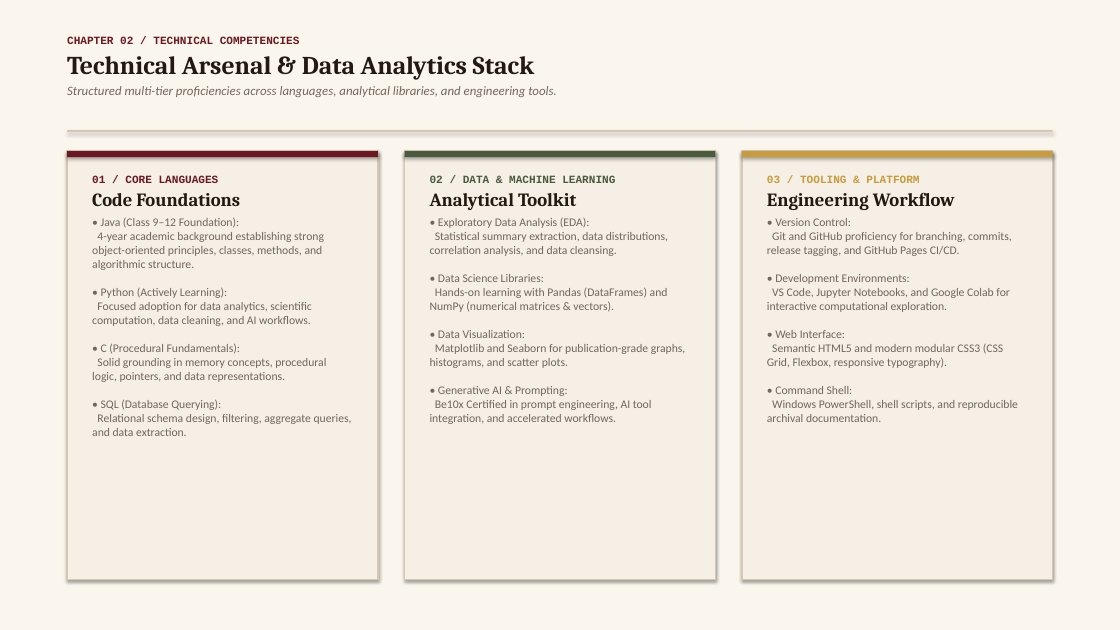
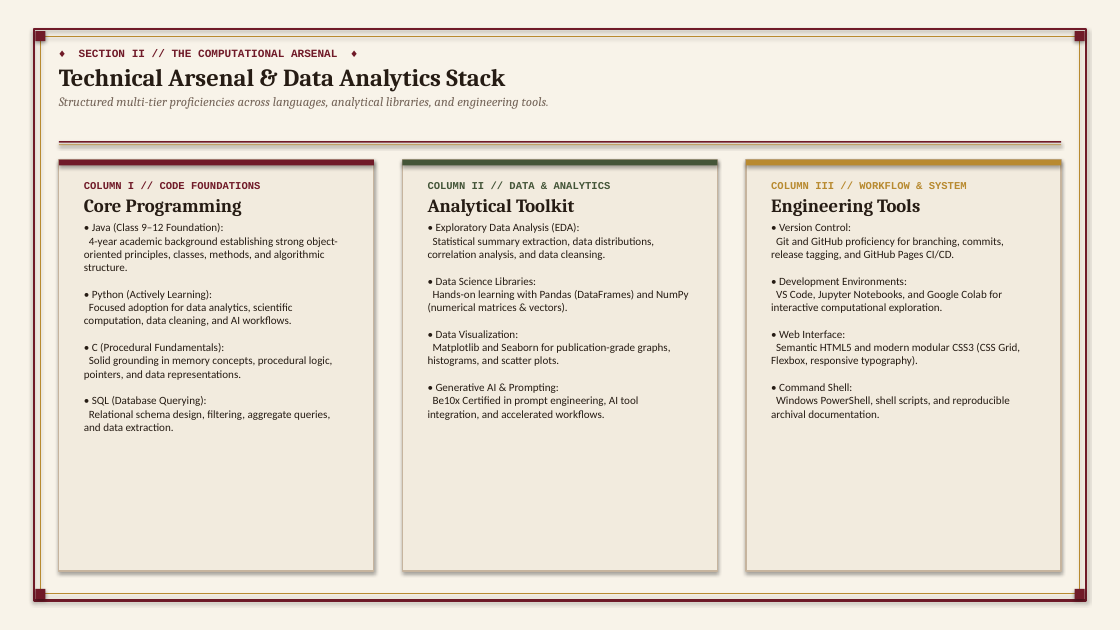
Before and after one commit to Aashi230/portfolio, a slide deck: slide 3 of Aashi_Srivastava_Portfolio_Presentation.pptx. Drawn at 1120x630 pixels with LibreOffice and Linux fonts; fonts in the diff are those of the drawing. Boxes give left, top, right and bottom in pixels: in the first picture for what was removed or moved away, otherwise in the second. Text is boxed around its words. In the diff, an @@ line names an element or a change of style, - is before the commit and + after.

```diff
--- a/Aashi_Srivastava_Portfolio_Presentation.pptx
+++ b/Aashi_Srivastava_Portfolio_Presentation.pptx
@@ rectangle at <box>0,0,1120,630</box>: fill #FAF6EE to #F8F3E9 @@
@@ rectangle added at <box>34,29,1086,601</box>, outline #701A28 1.8 pt @@
@@ rectangle added at <box>35,31,45,41</box>, fill #701A28 @@
@@ rectangle added at <box>40,36,1080,594</box>, outline #B88A30 0.75 pt @@
@@ text "♦ SECTION II // THE ...": place and size @@
-text "♦ SECTION II // THE ..." at <box>67,36,557,97</box>
+text "♦ SECTION II // THE ..." at <box>59,49,549,109</box>
@@ text at <box>79,49,337,57</box>: text changed; text colour #6B1724 to #701A28 @@
-CHAPTER 02 / TECHNICAL COMPETENCIES
+♦ SECTION II // THE COMPUTATIONAL ARSENAL ♦
@@ rectangle added at <box>1075,31,1085,41</box>, fill #701A28 @@
@@ text at <box>59,69,549,109</box>: size 22 to 21 pt, text colour #231812 to #261C14 in "Technical Arsenal & Data Analytics Stack"; font Calibri to Cambria, text colour #73665C to #76665A in "Structured multi-tier proficiencies across languages, analyt ..." @@
@@ rectangle: place and size @@
-rectangle at <box>67,130,1053,132</box>
+rectangle at <box>59,141,1061,143</box>
@@ rectangle at <box>59,141,1061,143</box>: fill #D5C7B2 to #701A28 @@
@@ rectangle added at <box>59,145,1061,145</box>, fill #B88A30 @@
@@ rectangle: place and size @@
-rectangle at <box>67,151,378,580</box>
+rectangle at <box>59,160,374,571</box>
@@ rectangle: place and size @@
-rectangle at <box>67,151,378,157</box>
+rectangle at <box>59,160,374,166</box>
@@ rectangle at <box>59,160,374,166</box>: fill #6B1724 to #701A28 @@
@@ text "COLUMN I // CODE FOUNDATIONS": place and size @@
-text "COLUMN I // CODE FOUNDATIONS" at <box>92,175,352,436</box>
+text "COLUMN I // CODE FOUNDATIONS" at <box>84,182,338,431</box>
@@ rectangle: place and size @@
-rectangle at <box>405,151,716,580</box>
+rectangle at <box>402,160,718,571</box>
@@ rectangle: place and size @@
-rectangle at <box>405,151,716,157</box>
+rectangle at <box>402,160,718,166</box>
@@ rectangle at <box>402,160,718,166</box>: fill #4A5A3F to #445538 @@
@@ text "COLUMN II // DATA & ...": place and size @@
-text "COLUMN II // DATA & ..." at <box>430,175,686,424</box>
+text "COLUMN II // DATA & ..." at <box>428,182,689,420</box>
@@ fill #F5EFE5 to #F2EBDE; outline #D5C7B2 1.2 pt to #C6B49E 1.2 pt in 3 elements at <box>402,160,718,571</box>, <box>59,160,374,571</box>, <box>746,160,1061,571</box> @@
@@ rectangle: place and size @@
-rectangle at <box>742,151,1053,580</box>
+rectangle at <box>746,160,1061,571</box>
@@ rectangle: place and size @@
-rectangle at <box>742,151,1053,157</box>
+rectangle at <box>746,160,1061,166</box>
@@ rectangle at <box>746,160,1061,166</box>: fill #C89B3C to #B88A30 @@
@@ text "COLUMN III // WORKFLOW & ...": place and size @@
-text "COLUMN III // WORKFLOW & ..." at <box>767,175,1018,422</box>
+text "COLUMN III // WORKFLOW & ..." at <box>771,182,1020,418</box>
@@ text at <box>84,182,260,216</box>: text changed; size 9.5 to 9 pt; text colour #6B1724 to #701A28 @@
-01 / CORE LANGUAGES
-Code Foundations
+COLUMN I // CODE FOUNDATIONS
+Core Programming
@@ text at <box>428,182,611,189</box>: text changed; size 9.5 to 9 pt; text colour #4A5A3F to #445538 @@
-02 / DATA & MACHINE LEARNING
+COLUMN II // DATA & ANALYTICS
@@ text at <box>428,199,689,420</box>: text colour #231812 to #261C14 in "Analytical Toolkit"; size 10 to 9.5 pt, text colour #73665C to #261C14 @@
@@ text at <box>771,182,967,216</box>: text changed; size 9.5 to 9 pt; text colour #C89B3C to #B88A30 @@
-03 / TOOLING & PLATFORM
-Engineering Workflow
+COLUMN III // WORKFLOW & SYSTEM
+Engineering Tools
@@ text at <box>84,223,338,431</box>: size 10 to 9.5 pt, text colour #73665C to #261C14 @@
@@ text at <box>771,223,1020,418</box>: size 10 to 9.5 pt, text colour #73665C to #261C14 in "• Version Control: Git and GitHub proficiency ..." @@
@@ rectangle added at <box>35,589,45,599</box>, fill #701A28 @@
@@ rectangle added at <box>1075,589,1085,599</box>, fill #701A28 @@
```
Also in this commit, not shown: 5 other slides changed, 1 slide added, 1 slide removed, 2 other files.
